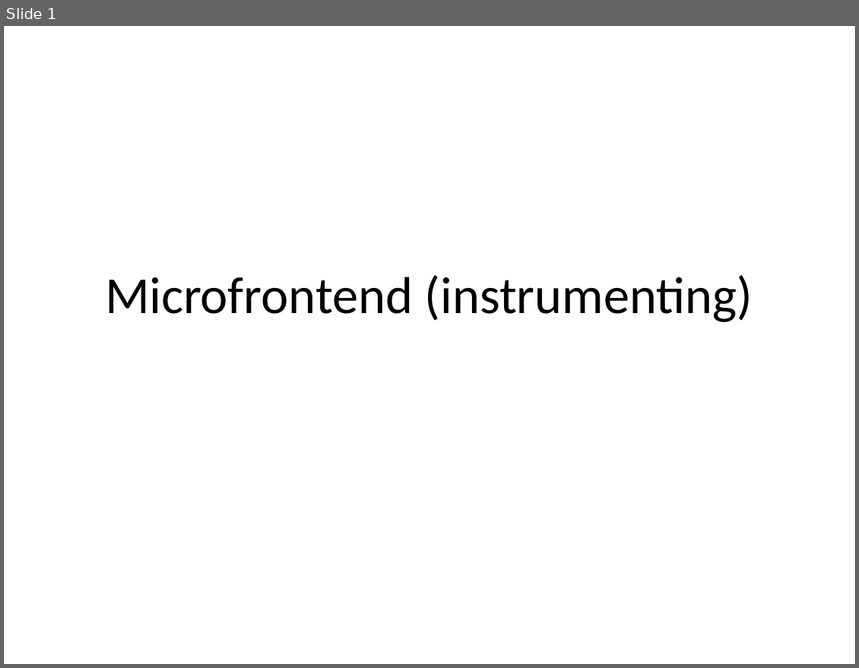
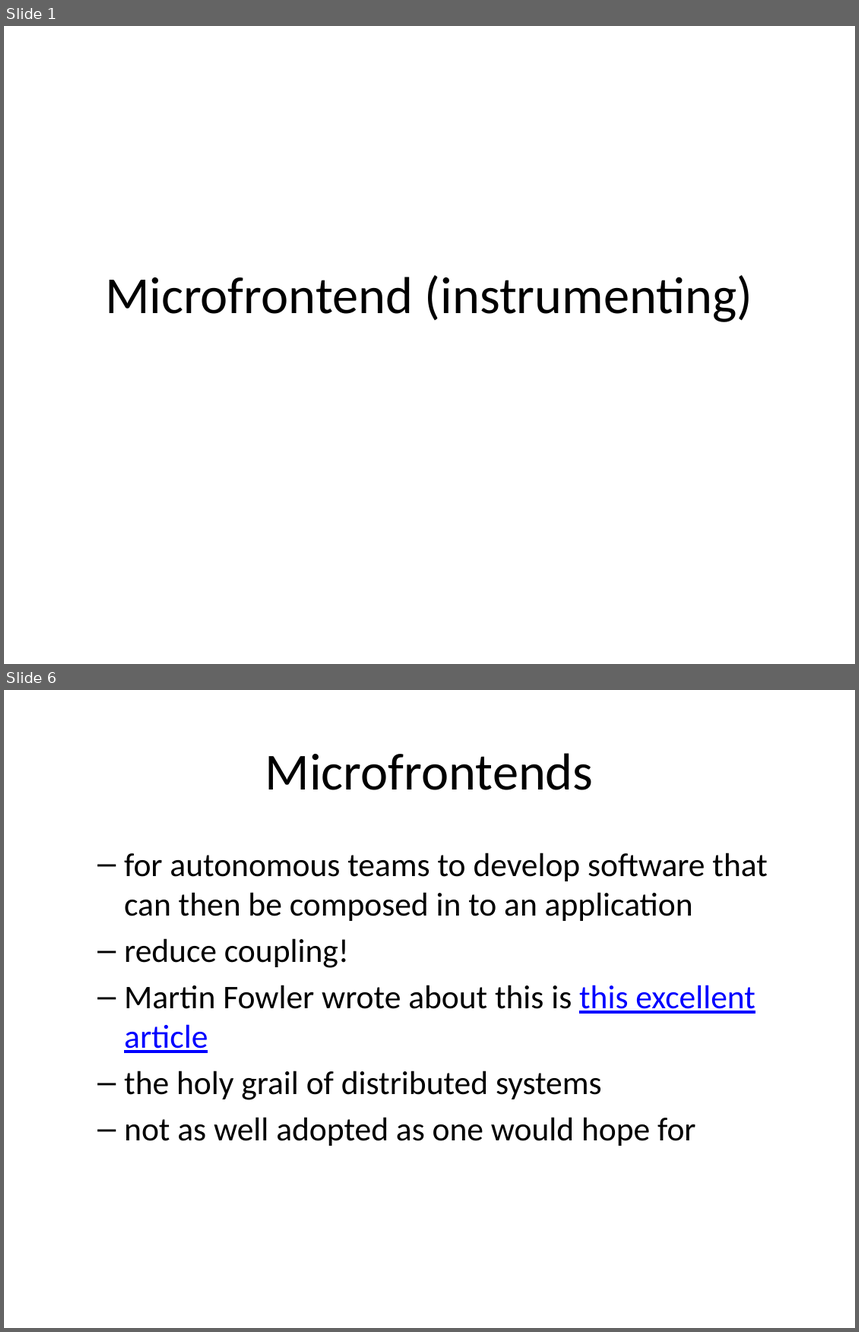
Before and after one commit to rhildred/INFO8985, a slide deck: microfrontend_instrumenting/slides.pptx. Shown one above the other, each under a label of ours: slide 1 before the commit, slides 1 and 6 after it; the slides between them are not shown. The pictures are 859x668 and 859x1332 pixels, drawn with LibreOffice and Linux fonts; fonts in the diff are those of the drawing. Boxes give left, top, right and bottom in pixels: in the first picture for what was removed or moved away, otherwise in the second. Text is boxed around its words. In the diff, an @@ line names an element or a change of style, - is before the commit and + after.

```diff
--- a/microfrontend_instrumenting/slides.pptx
+++ b/microfrontend_instrumenting/slides.pptx
@@ slide 6 added at (x1=4, y1=690, x2=855, y2=1328), background #FFFFFF @@
@@ title added at (x1=265, y1=753, x2=594, y2=790), 44 pt, text #000000 @@
+Microfrontends
@@ text added at (x1=124, y1=853, x2=767, y2=1146), 28 pt, text #000000 @@
+  – for autonomous teams to develop software that can then be composed in to an application
+  – reduce coupling!
+  – Martin Fowler wrote about this is this excellent article
+  – the holy grail of distributed systems
+  – not as well adopted as one would hope for
```
Also in this commit, not shown: 1 slide changed, 5 other slides added, 13 other files.
